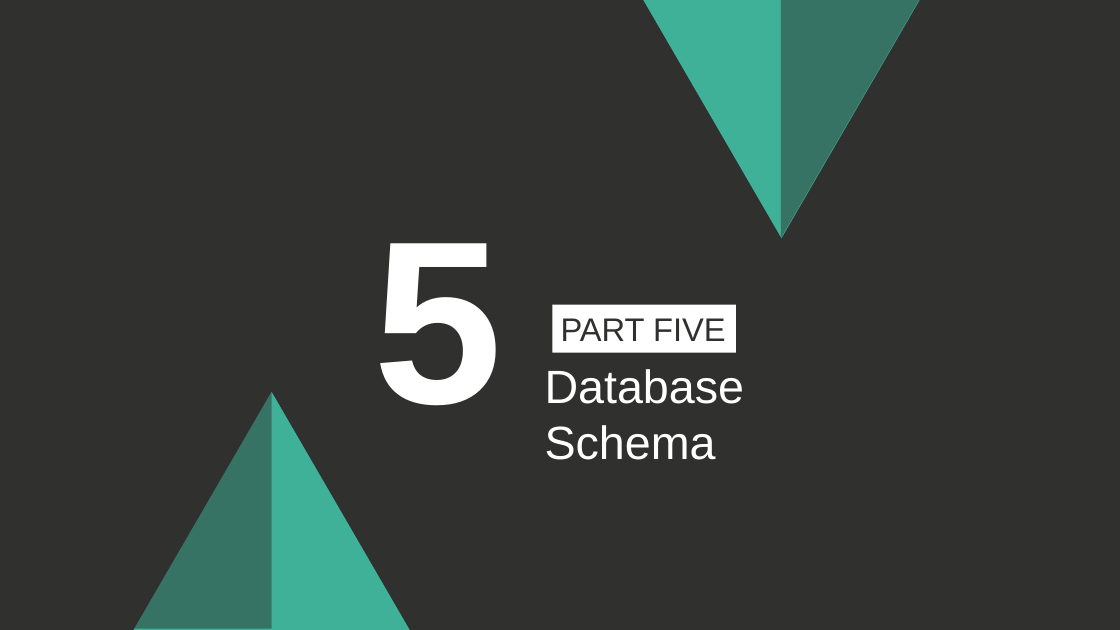
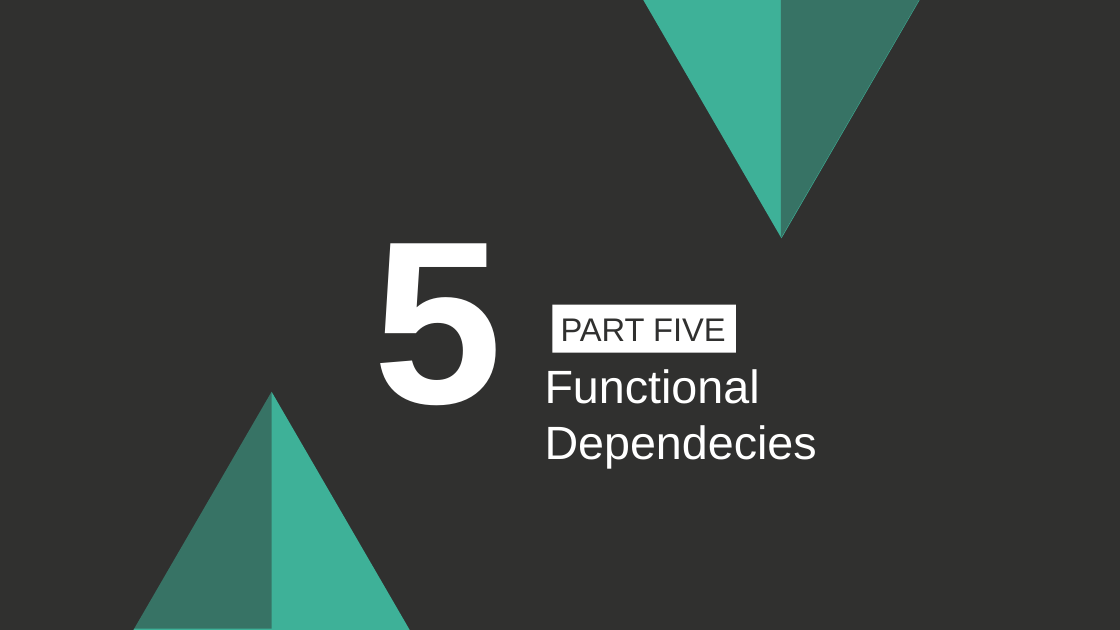
Before and after one commit to 13urgerKing/109-1DBMS, a slide deck: slide 16 of 109-1資料庫系統報告.pptx (slide 11 before the commit). Drawn at 1120x630 pixels with LibreOffice and Linux fonts; fonts in the diff are those of the drawing. Boxes give left, top, right and bottom in pixels: in the first picture for what was removed or moved away, otherwise in the second. Text is boxed around its words. In the diff, an @@ line names an element or a change of style, - is before the commit and + after.

```diff
--- a/109-1資料庫系統報告.pptx
+++ b/109-1資料庫系統報告.pptx
@@ text at box(545, 369, 817, 468): text changed @@
-Database
-Schema
+Functional
+Dependecies
```
Also in this commit, not shown: 9 other slides changed, 9 slides added, 2 slides removed.
